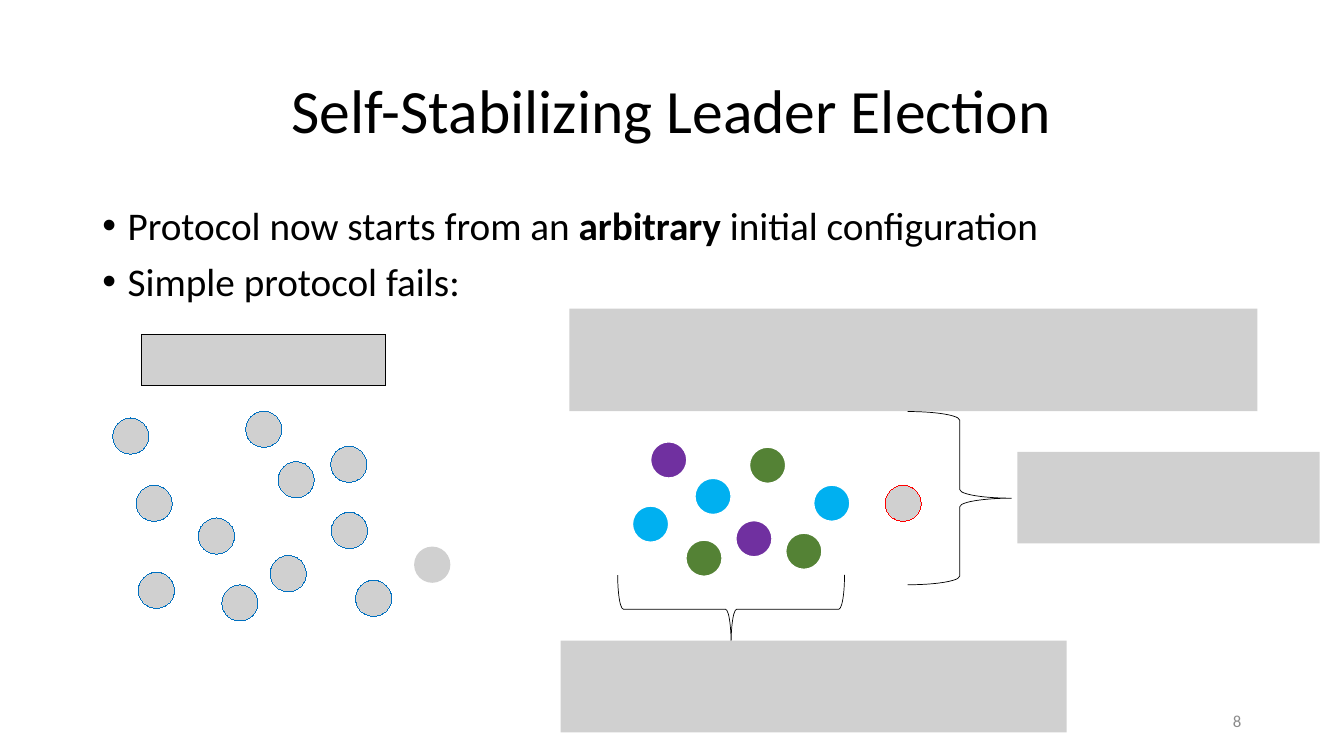
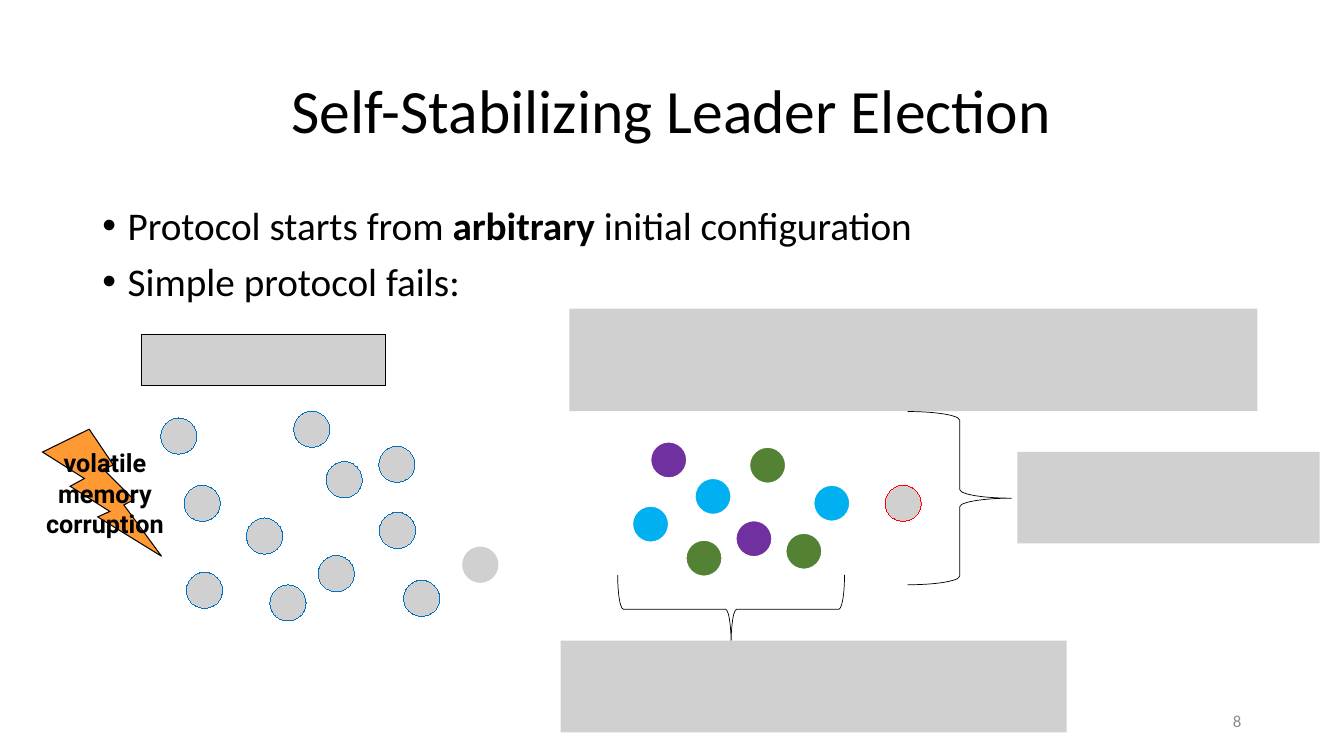
Before and after one commit to EricESeverson/academic-website, a slide deck: slide 8 of static/media/efficient_ssle_talk.pptx. Drawn at 1344x756 pixels with LibreOffice and Linux fonts; fonts in the diff are those of the drawing; grey boxes stand for pictures. Boxes give left, top, right and bottom in pixels: in the first picture for what was removed or moved away, otherwise in the second. Text is boxed around its words. In the diff, an @@ line names an element or a change of style, - is before the commit and + after.

```diff
--- a/static/media/efficient_ssle_talk.pptx
+++ b/static/media/efficient_ssle_talk.pptx
@@ text at (128, 212, 912, 247): text changed @@
-• Protocol now starts from an arbitrary initial configuration
+• Protocol starts from arbitrary initial configuration
@@ lightning bolt added at (42, 430, 161, 557), fill #FF9933, outline #000000 0.75 pt, 18 pt, text #000000, bold @@
+volatile
+memory
+corruption
@@ 7 pictures: place and size @@
-7 pictures at (136, 447, 451, 621)
+7 pictures at (185, 447, 499, 621)
@@ 5 pictures: place and size @@
-5 pictures at (113, 411, 392, 617)
+5 pictures at (160, 411, 440, 617)
```
Also in this commit, not shown: 8 other slides changed, 14 slides added, 18 slides removed, 7 other files.
